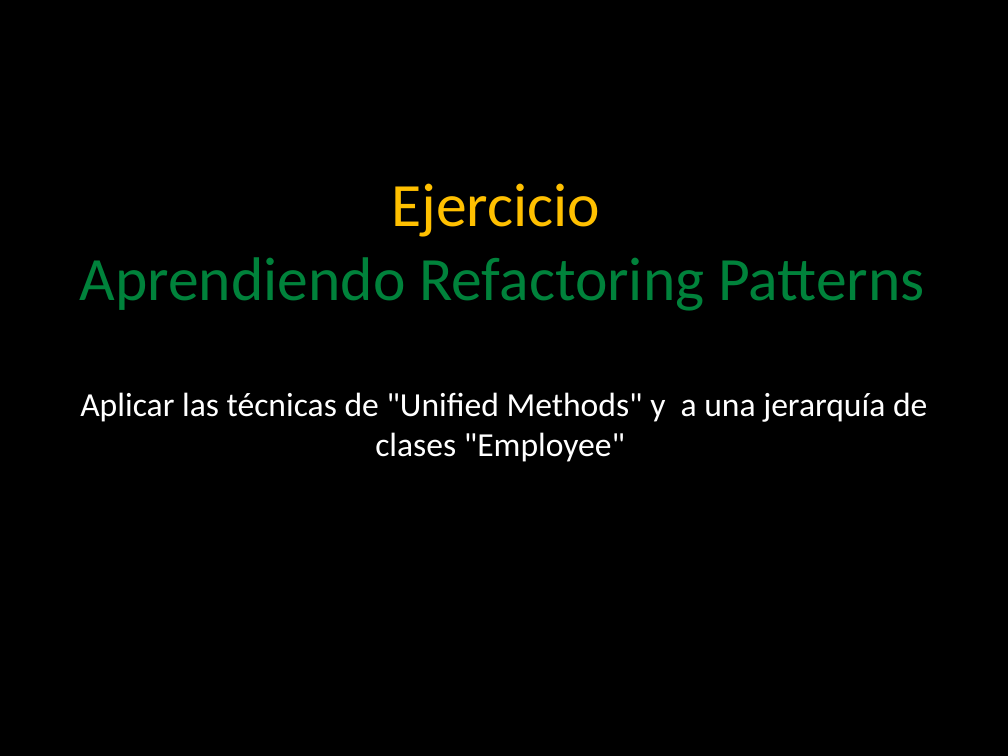
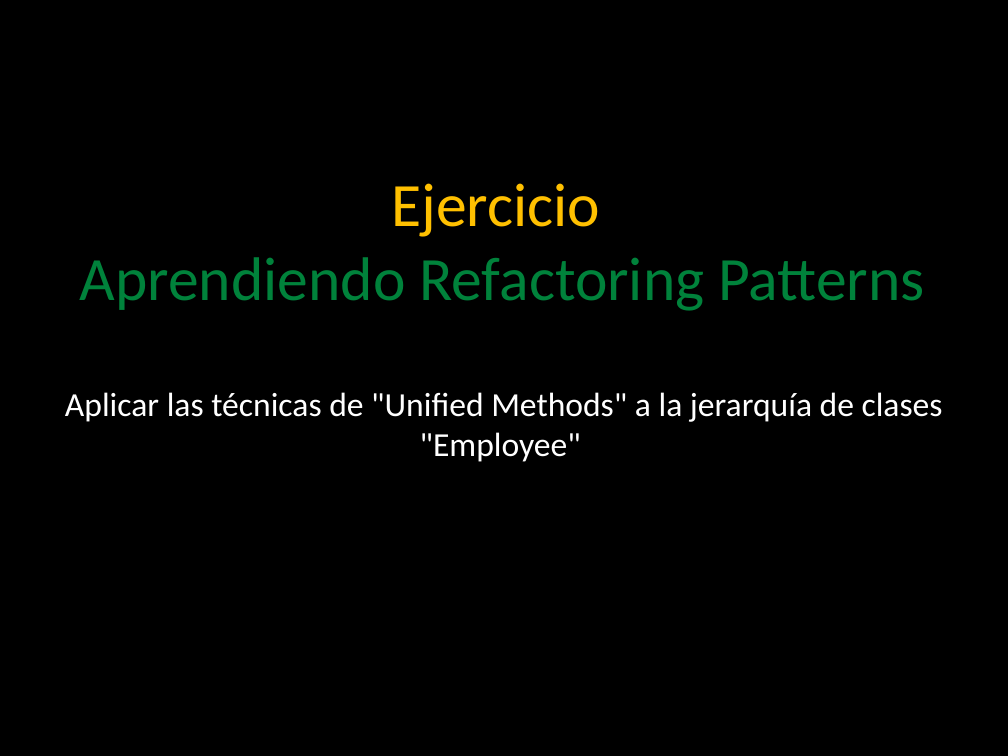
Before and after one commit to angelnunezsalazar/Code-Smells-and-Refactoring, a slide deck: slide 62 of Diapositivas/Code Smells and Refactoring.pptx. Drawn at 1008x756 pixels with LibreOffice and Linux fonts; fonts in the diff are those of the drawing; background and template pictures are left out. Boxes give left, top, right and bottom in pixels: in the first picture for what was removed or moved away, otherwise in the second. Text is boxed around its words. In the diff, an @@ line names an element or a change of style, - is before the commit and + after.

```diff
--- a/Diapositivas/Code Smells and Refactoring.pptx
+++ b/Diapositivas/Code Smells and Refactoring.pptx
@@ text at (x1=65, y1=392, x2=943, y2=462): text changed @@
-Aplicar las técnicas de "Unified Methods" y a una jerarquía de clases "Employee"
+Aplicar las técnicas de "Unified Methods" a la jerarquía de clases "Employee"
```
Also in this commit, not shown: 2 other slides changed, 38 other files.
